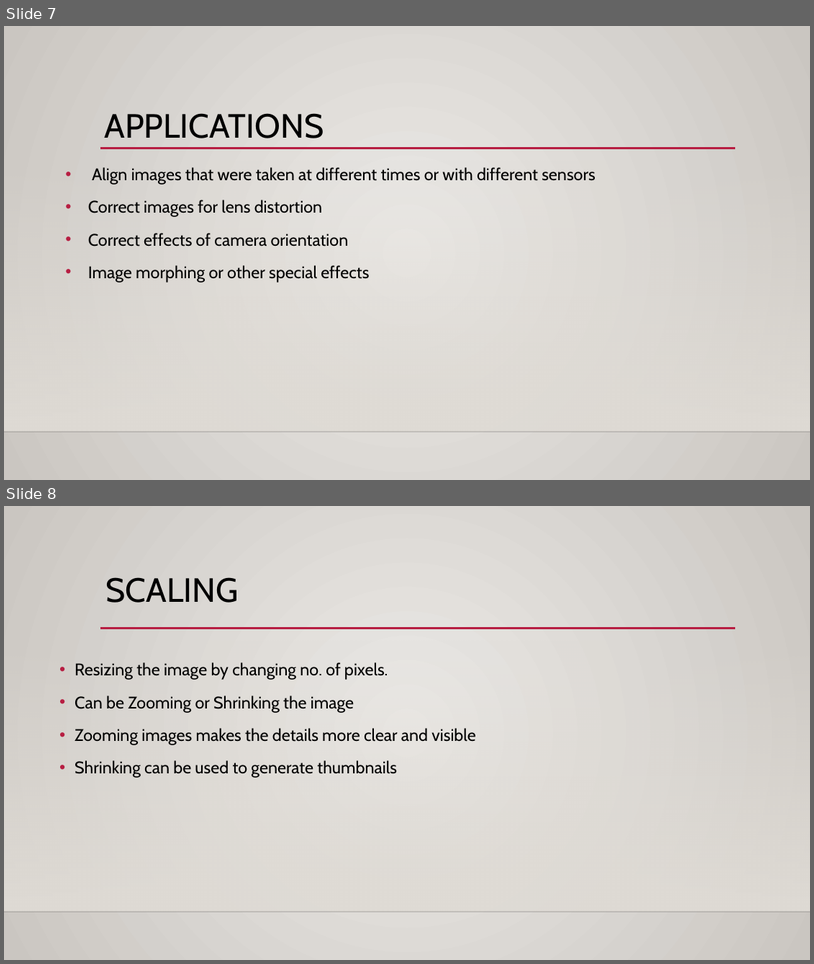
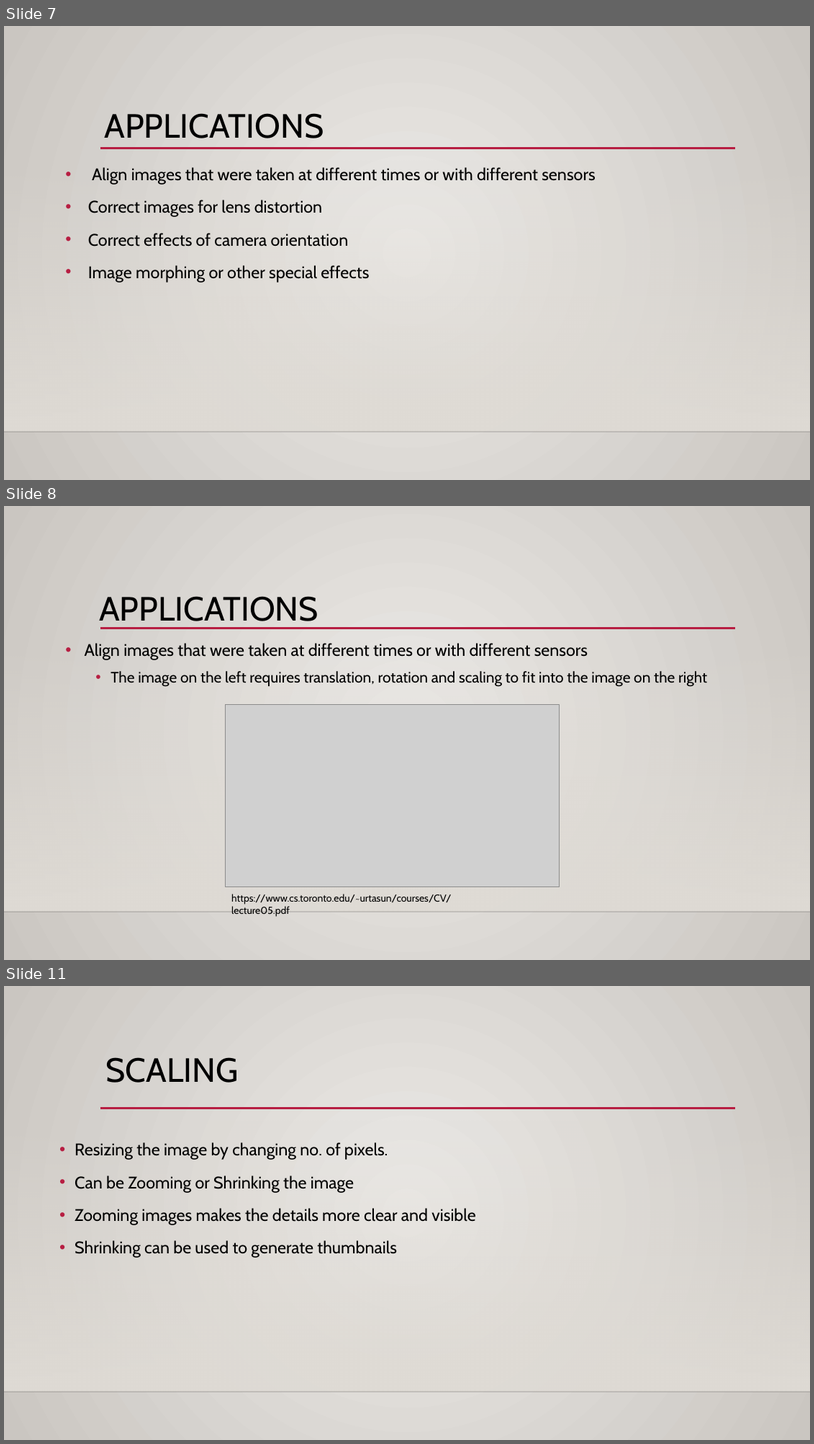
Before and after one commit to michaeltran/DIP-Image-Geometric-Transformation, a slide deck: DIP_Presentation.pptx. Shown one above the other, each under a label of ours: slides 7 and 8 before the commit, slides 7, 8 and 11 after it; the slides between them are not shown. The pictures are 814x964 and 814x1444 pixels, drawn with LibreOffice and Linux fonts; fonts in the diff are those of the drawing; grey boxes stand for pictures; background and template pictures are left out. Boxes give left, top, right and bottom in pixels: in the first picture for what was removed or moved away, otherwise in the second. Text is boxed around its words. In the diff, an @@ line names an element or a change of style, - is before the commit and + after.

Commit message:
Add all pictures URL

```diff
--- a/DIP_Presentation.pptx
+++ b/DIP_Presentation.pptx
@@ slide 8 added at (4, 506, 810, 960), background gradient #ECEAE7 to #CAC7C1; not listed: 3 template elements that a slide beside it also shows @@
@@ title added at (99, 596, 319, 628), 40 pt, text #000000 @@
+APPLICATIONS
@@ text added at (85, 643, 707, 687), 18 pt, text #000000 @@
+• Align images that were taken at different times or with different sensors
+  • The image on the left requires translation, rotation and scaling to fit into the image on the right
@@ picture added at (226, 704, 560, 886) @@
@@ text added at (232, 893, 451, 916), 12 pt, text #000000 @@
+https://www.cs.toronto.edu/~urtasun/courses/CV/lecture05.pdf
@@ what was slide 8 is now slide 11 @@
```
Also in this commit, not shown: 18 slides changed, 2 other slides added.
